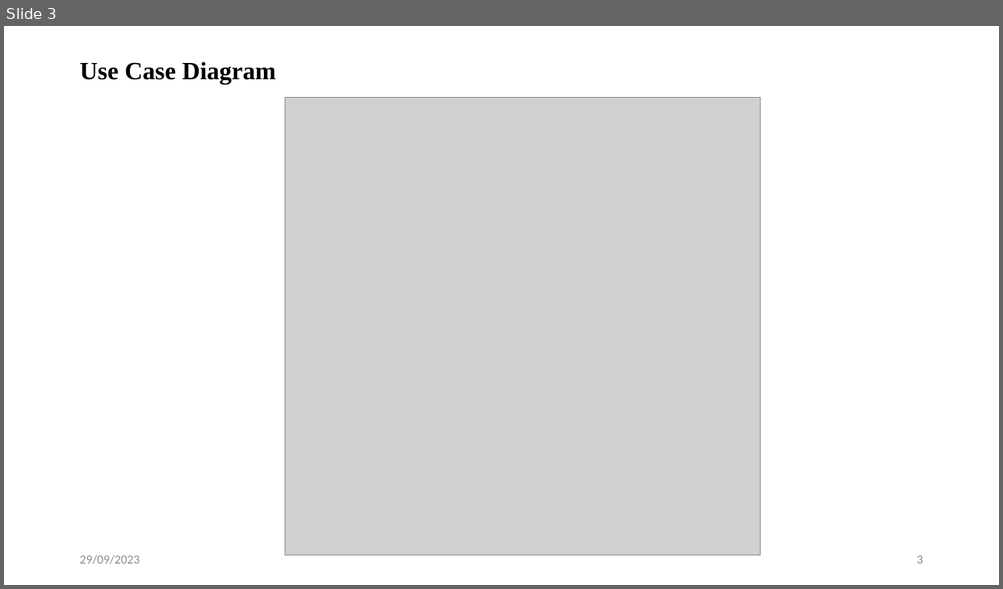
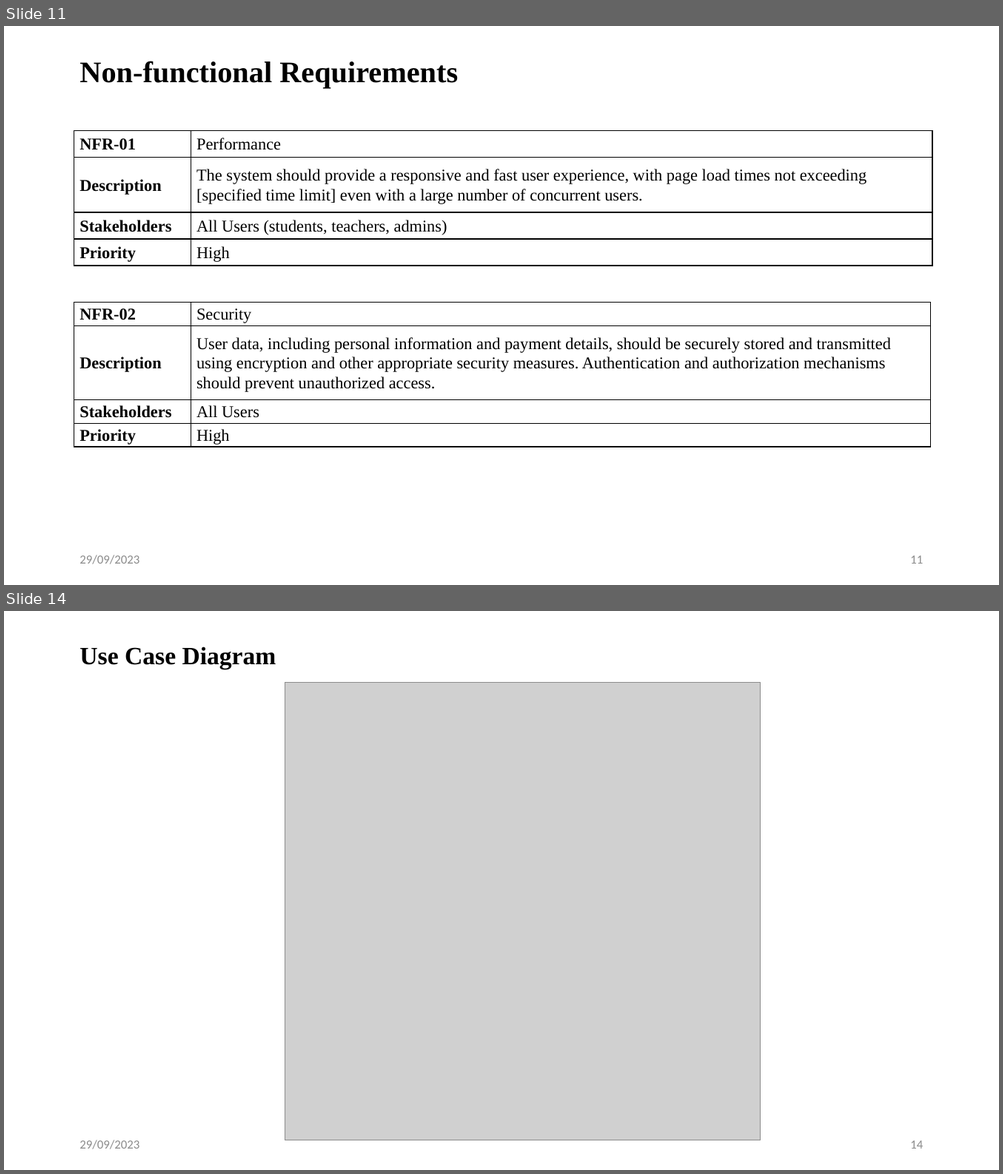
Before and after one commit to iprosenjitp/Tech-School, a slide deck: Materials/Mid Defense.pptx. Shown one above the other, each under a label of ours: slide 3 before the commit, slides 11 and 14 after it; the slides between them are not shown. The pictures are 1003x589 and 1003x1174 pixels, drawn with LibreOffice and Linux fonts; fonts in the diff are those of the drawing; grey boxes stand for pictures. Boxes give left, top, right and bottom in pixels: in the first picture for what was removed or moved away, otherwise in the second. Text is boxed around its words. In the diff, an @@ line names an element or a change of style, - is before the commit and + after.

```diff
--- a/Materials/Mid Defense.pptx
+++ b/Materials/Mid Defense.pptx
@@ slide 11 added at (4, 26, 999, 585), background #FFFFFF @@
@@ title added at (79, 61, 458, 89), 28.8 pt, text #000000, bold @@
+Non-functional Requirements
@@ table added at (74, 130, 932, 266), 4 rows, 2 columns @@
+NFR-01 | Performance
+Description | The system should provide a responsive and fast user experience, with page load times not exceeding [specified time limit] even with a large number of concurrent users.
+Stakeholders | All Users (students, teachers, admins)
+Priority | High
@@ table added at (74, 303, 930, 448), 4 rows, 2 columns @@
+NFR-02 | Security
+Description | User data, including personal information and payment details, should be securely stored and transmitted using encryption and other appropriate security measures. Authentication and authorization mechanisms should prevent unauthorized access.
+Stakeholders | All Users
+Priority | High
@@ text added at (79, 555, 139, 565), 12 pt, text #8C8C8C @@
+29/09/2023
@@ page number added at (910, 556, 922, 564), 12 pt, text #8C8C8C @@
+11
@@ what was slide 3 is now slide 14 @@
@@ page number at (910, 1141, 922, 1149): text changed @@
-3
+14
```
Also in this commit, not shown: 1 slide changed, 10 other slides added, 1 other file.
